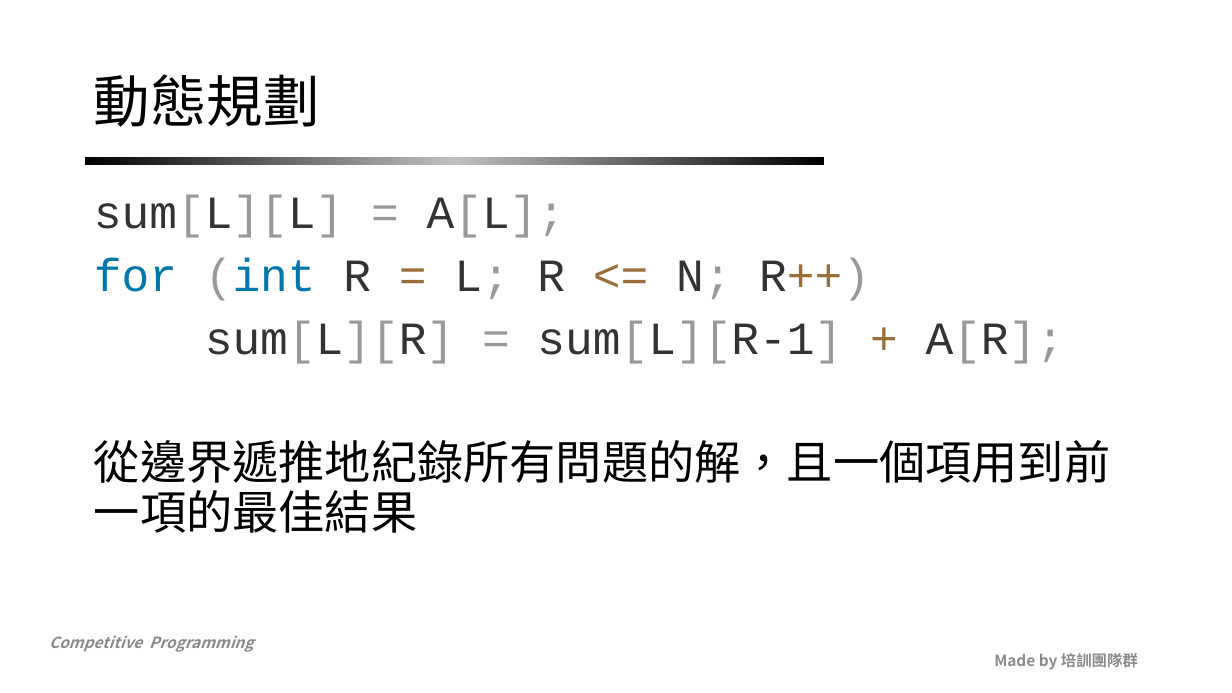
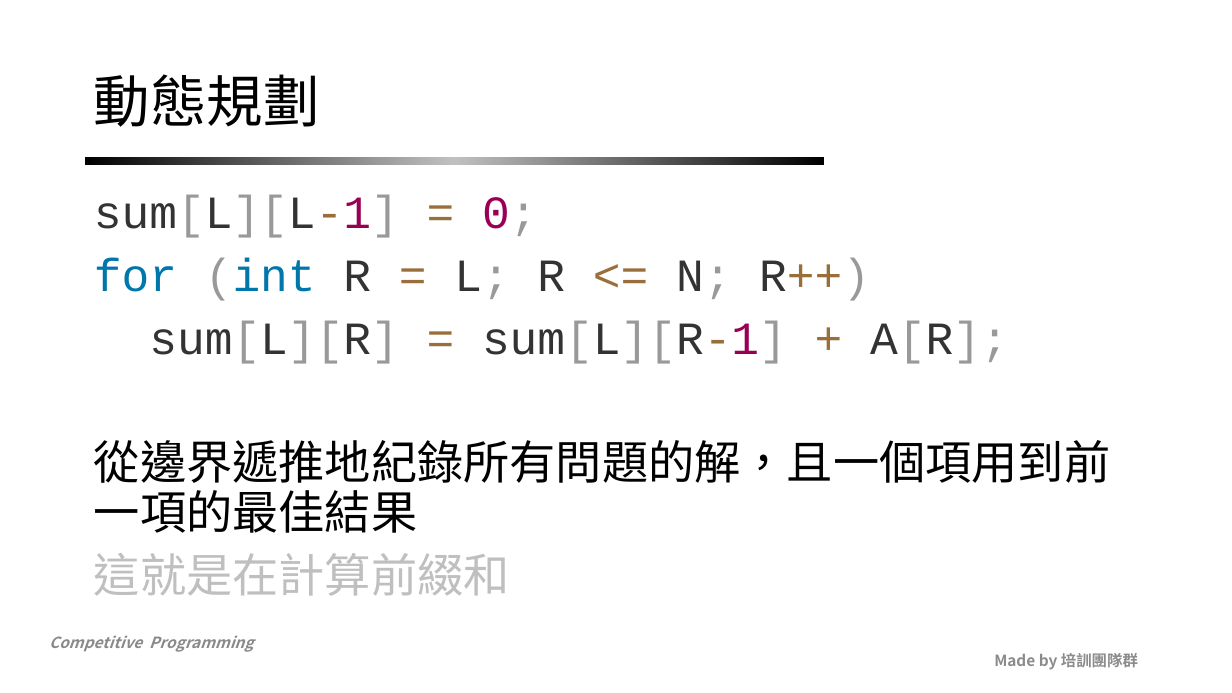
Before and after one commit to NCKUACM-Notes/nckuacm.github.io, a slide deck: slide 71 of 2019/slides/week2_1.pptx. Drawn at 1232x693 pixels with LibreOffice and Linux fonts; fonts in the diff are those of the drawing; background and template pictures are left out. Boxes give left, top, right and bottom in pixels: in the first picture for what was removed or moved away, otherwise in the second. Text is boxed around its words. In the diff, an @@ line names an element or a change of style, - is before the commit and + after.

```diff
--- a/2019/slides/week2_1.pptx
+++ b/2019/slides/week2_1.pptx
@@ text at [94,196,537,238]: text changed; text colour #999999 to #333333 @@
-sum[L][L] = A[L];
+sum[L][L-1] = 0;
@@ text at [149,321,1009,364]: text colour #999999 to #9A6E3A in "="; text colour #333333 to #9A6E3A, text colour #333333 to #990055 in "sum[L][R-1]" @@
@@ text at [94,553,510,596]: paragraph added @@
+這就是在計算前綴和
```
Also in this commit, not shown: 5 other slides changed, 1 other file.
